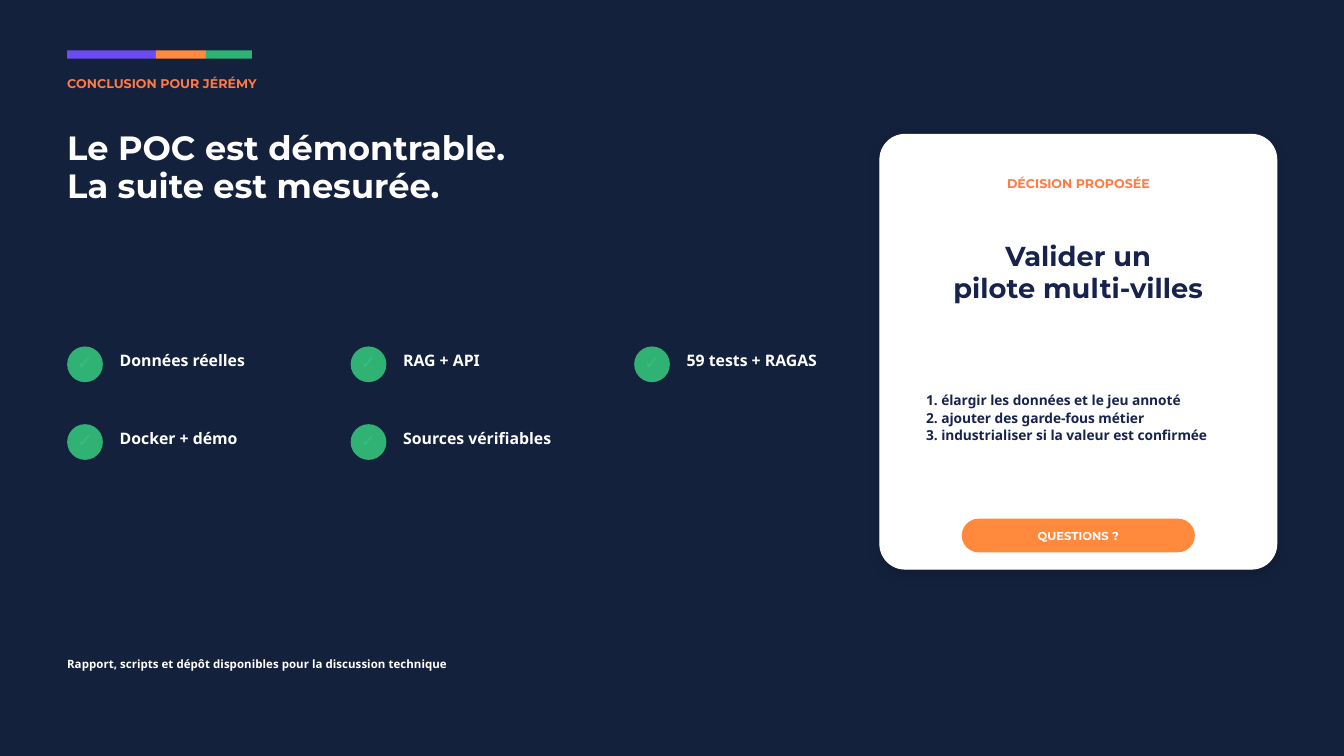
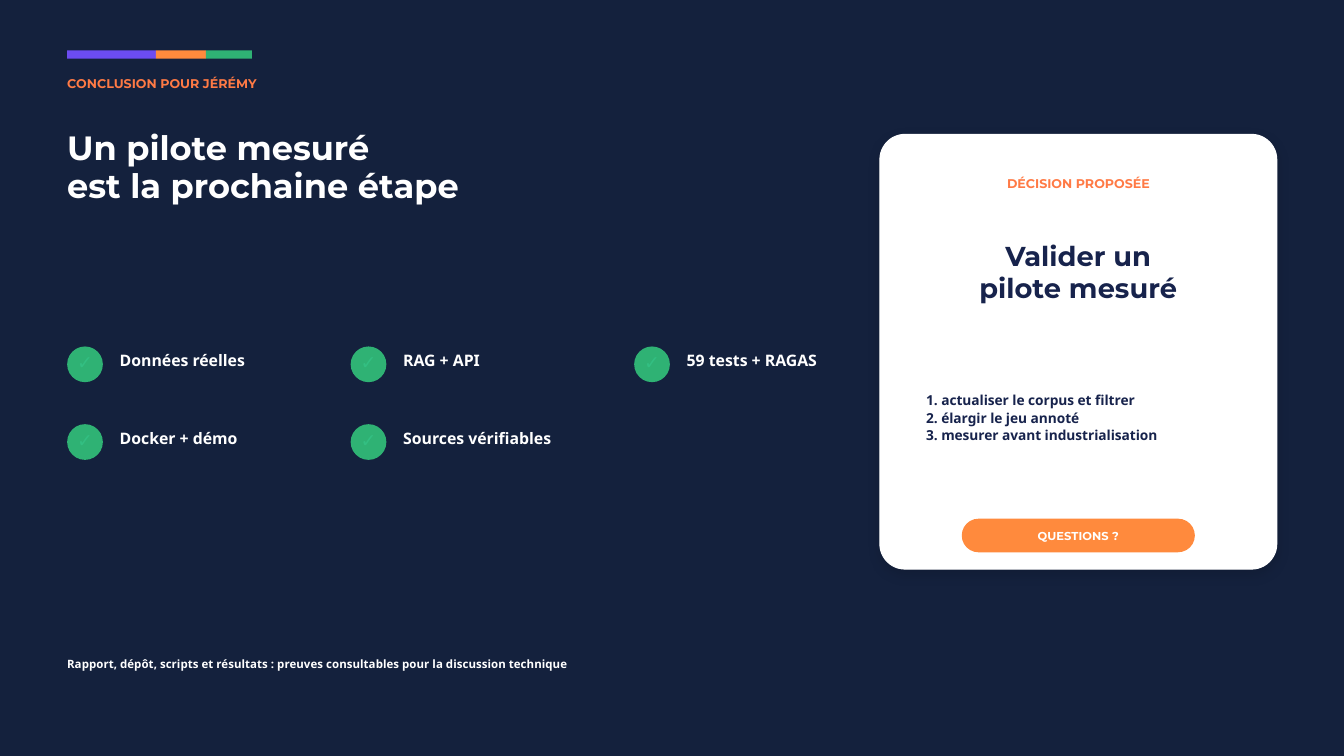
Before and after one commit to hgbe-GH/Projet7, a slide deck: slide 12 of outputs/openagenda-rag-soutenance.pptx. Drawn at 1344x756 pixels with LibreOffice and Linux fonts; fonts in the diff are those of the drawing. Boxes give left, top, right and bottom in pixels: in the first picture for what was removed or moved away, otherwise in the second. Text is boxed around its words. In the diff, an @@ line names an element or a change of style, - is before the commit and + after.

```diff
--- a/outputs/openagenda-rag-soutenance.pptx
+++ b/outputs/openagenda-rag-soutenance.pptx
@@ text at (x1=67, y1=133, x2=459, y2=205): text changed @@
-Le POC est démontrable.
-La suite est mesurée.
+Un pilote mesuré
+est la prochaine étape
@@ text at (x1=979, y1=276, x2=1177, y2=304): text changed @@
-pilote multi-villes
+pilote mesuré
@@ text at (x1=926, y1=394, x2=1158, y2=440): text changed @@
-1. élargir les données et le jeu annoté
-2. ajouter des garde-fous métier
-3. industrialiser si la valeur est confirmée
+1. actualiser le corpus et filtrer
+2. élargir le jeu annoté
+3. mesurer avant industrialisation
@@ text at (x1=67, y1=659, x2=567, y2=671): text changed @@
-Rapport, scripts et dépôt disponibles pour la discussion technique
+Rapport, dépôt, scripts et résultats : preuves consultables pour la discussion technique
```
Also in this commit, not shown: 11 other slides changed, 53 other files.
